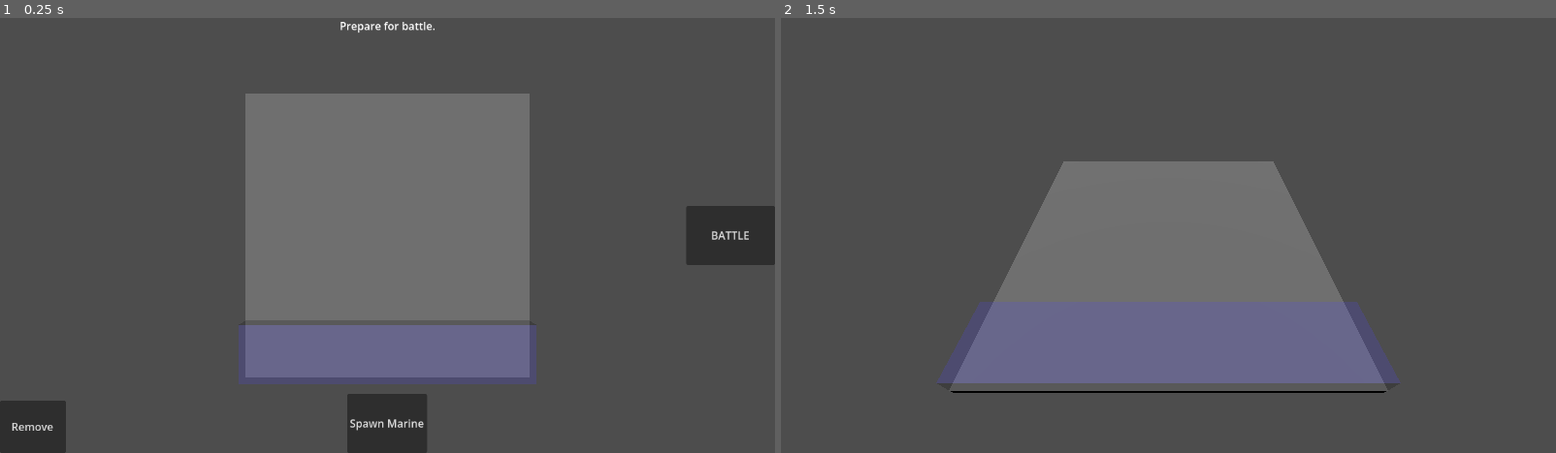
Above: before the commit, frames 1-2 (left to right).
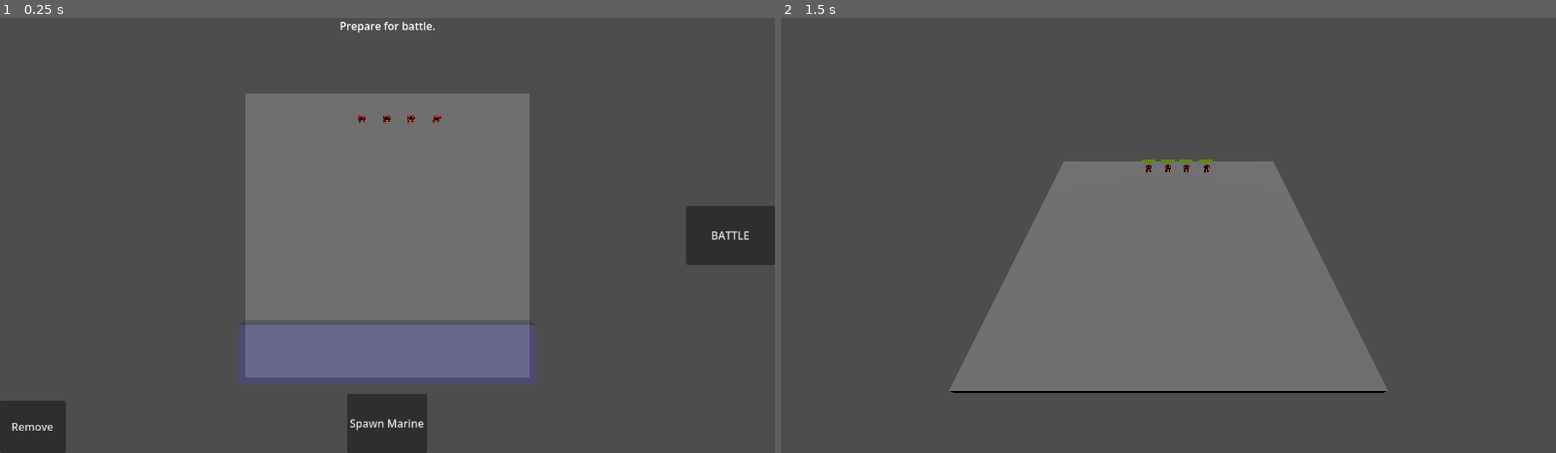
Above: after the commit, the same moments.

Repository: boulderpusher/heresy
Game: Godot game, scene res://main.tscn
The game is run twice, just before and just after one commit, with the same random seed, the same clock (stepped at 60 frames per second) and the same inputs.
Inputs (mouse positions are in pixels of both pictures, inside the frame that each line leads up to):
- Up to frame 1 (0.25 s): no input
- Up to frame 2 (1.5 s): click "BATTLE" at 0.5 s; tap Enter at 1.25 s; move the mouse to (1339, 213) at 1.27 s; click (1339, 213) at 1.42 s

The runs differ from the first frame. In frame 1, less than 0.1% of the frame differs, in the area x 46-57%, y 22-25%; in frame 2, 10%, in the area x 20-80%, y 32-84%.

Commit message:
finished basic battle flow

Diff:
--- /dev/null
+++ b/army1.tscn
@@ -0,0 +1,39 @@
+[gd_scene format=3 uid="uid://ccng57x087yvw"]
+
+[ext_resource type="PackedScene" uid="uid://m3t8o57ghms7" path="res://marine/marine.tscn" id="1_kov8m"]
+
+[sub_resource type="BoxShape3D" id="BoxShape3D_boibh"]
+size = Vector3(100, 2, 100)
+
+[sub_resource type="StandardMaterial3D" id="StandardMaterial3D_h2yge"]
+albedo_color = Color(0.41981313, 0.41981313, 0.4198131, 1)
+
+[sub_resource type="BoxMesh" id="BoxMesh_kod4a"]
+material = SubResource("StandardMaterial3D_h2yge")
+size = Vector3(100, 2, 100)
+
+[node name="Army" type="Node3D" unique_id=1062912160]
+
+[node name="Ground" type="StaticBody3D" parent="." unique_id=447735313]
+transform = Transform3D(1, 0, 0, 0, 1, 0, 0, 0, 1, 0, -1, 0)
+
+[node name="CollisionShape3D" type="CollisionShape3D" parent="Ground" unique_id=1202173588]
+shape = SubResource("BoxShape3D_boibh")
+
+[node name="MeshInstance3D" type="MeshInstance3D" parent="Ground" unique_id=1963412234]
+mesh = SubResource("BoxMesh_kod4a")
+
+[node name="Marine1" parent="." unique_id=954533674 instance=ExtResource("1_kov8m")]
+transform = Transform3D(1, 0, 0, 0, 1, 0, 0, 0, 1, 17.047966, 0, -40.4386)
+
+[node name="Marine2" parent="." unique_id=1211483603 instance=ExtResource("1_kov8m")]
+transform = Transform3D(1, 0, 0, 0, 1, 0, 0, 0, 1, 8.02594, 0, -40.4386)
+
+[node name="Marine3" parent="." unique_id=900687977 instance=ExtResource("1_kov8m")]
+transform = Transform3D(1, 0, 0, 0, 1, 0, 0, 0, 1, -0.20415497, 0, -40.4386)
+
+[node name="Marine4" parent="." unique_id=1491825827 instance=ExtResource("1_kov8m")]
+transform = Transform3D(1, 0, 0, 0, 1, 0, 0, 0, 1, -8.895439, 0, -40.4386)
+
+[editable path="Marine1"]
+[editable path="Marine1/Pivot/Body"]
--- a/main.gd
+++ b/main.gd
@@ -1,16 +1,16 @@
 class_name Main
 extends Node3D
-
-@export var n_allies: int
-@export var n_enemies: int
 
 enum Team {BLUE, RED}
 enum GamePhase {SPAWN, BATTLE, END}
 
 var marine_scene = preload("res://marine/marine.tscn")
 var _units: Array[Marine]
+var _n_units: Dictionary
 
 var _game_phase: GamePhase
+@export var _current_battle: int
+var _victor: Team
 var _unit_to_spawn
 var _spawnable: bool
 
@@ -20,25 +20,50 @@
 const RAY_LENGTH = 1000
 
 func _ready() -> void:
+	_hide_ui()
 	_camera = $CameraPivot/Camera3D
+	_current_battle = 1
 	_start_phase(GamePhase.SPAWN)
+
+func _hide_ui():
+	for child in get_children():
+		if child is Control:
+			child.hide()
 
 func _start_phase(phase):
 	_game_phase == phase
 	if phase == GamePhase.SPAWN:
 		$SpawnUI.show()
+		$SpawnArea.show()
+		_spawn_enemy_army()
 	if phase == GamePhase.BATTLE:
 		$SpawnUI.hide()
+		$SpawnArea.hide()
+		_n_units = {Team.BLUE: 0, Team.RED: 0}
+		for unit in _units:
+			_n_units[unit.get_team()] += 1
 		$BattleUI.show()
 		for unit in _units:
+			unit.dead.connect(_on_unit_death)
 			unit.activate()
 		$CameraPivot.rotate_x(PI / 4)
 	if phase == GamePhase.END:
+		for unit in _units:
+			unit.deactivate()
 		$BattleUI.hide()
 		$EndUI.show()
+		$EndUI/Victory.hide()
+		$EndUI/Defeat.hide()
+		if _victor == Team.BLUE:
+			$EndUI/Victory.show()
+		else:
+			$EndUI/Defeat.show()
+
 
 func _on_battle_button_pressed() -> void:
-	_start_phase(GamePhase.BATTLE)
+	if not _unit_to_spawn:
+		print("starting battle")
+		_start_phase(GamePhase.BATTLE)
 
 func _physics_process(delta: float) -> void:
 	if _game_phase == GamePhase.SPAWN and _unit_to_spawn:
@@ -61,6 +86,19 @@
 	_spawnable = raycast.get_collider() == $Ground and _unit_to_spawn in \
 			$SpawnArea.get_overlapping_bodies()
 
+func _spawn_enemy_army():
+	if _current_battle == 1:
+		var army = load("res://army1.tscn").instantiate()
+		for child in army.get_children():
+			if child is Marine:
+				army.remove_child(child)
+				child.set_owner(null)
+				add_child(child)
+				child.set_team(Team.RED)
+				child.add_to_group("red_team")
+				_units.append(child)
+		army.queue_free()
+
 func _spawn_marine(location, direction, team):
 	var team_group = "blue_team" if team == Team.BLUE else "red_team"
 	var marine = marine_scene.instantiate()
@@ -71,19 +109,39 @@
 	_units.append(marine)
 	return marine
 
+func _on_unit_death(unit):
+	_units.erase(unit)
+	var team = unit.get_team()
+	_n_units[team] -= 1
+	if _n_units[team] == 0:
+		_victor = Team.BLUE if team == Team.RED else Team.RED
+		_start_phase(GamePhase.END)
+
 func _on_spawn_marine_button_pressed() -> void:
+	if _unit_to_spawn:
+		return
 	var marine = _spawn_marine(Vector3(0, 0, 0), Vector3(0, 0, -1), Team.BLUE)
 	_unit_to_spawn = marine
+
+func _on_remove_button_pressed() -> void:
+	if _unit_to_spawn:
+		_units.erase(_unit_to_spawn)
+		_unit_to_spawn.free()
+		_spawnable = false
 
 func _input(event):
 	if event is InputEventMouseButton and event.is_pressed():
 		if _game_phase == GamePhase.SPAWN:
 			if _spawnable: # place unit
-				_units.append(_unit_to_spawn)
 				_unit_to_spawn = null
 				_spawnable = false
 			elif not _unit_to_spawn: # move unit
 				var raycast = _raycast_mouse()
+				raycast.set_collision_mask_value(1, false)
+				raycast.set_collision_mask_value(2, true)
+				raycast.force_raycast_update()
 				var collider = raycast.get_collider()
 				if collider is Marine:
 					_unit_to_spawn = collider
+				raycast.set_collision_mask_value(2, false)
+				raycast.set_collision_mask_value(1, true)
--- a/main.tscn
+++ b/main.tscn
@@ -28,8 +28,6 @@
 
 [node name="Main" type="Node3D" unique_id=954975630]
 script = ExtResource("1_1bvp3")
-n_allies = 5
-n_enemies = 7
 
 [node name="Ground" type="StaticBody3D" parent="." unique_id=1273857133]
 transform = Transform3D(1, 0, 0, 0, 1, 0, 0, 0, 1, 0, -1, 0)
@@ -133,9 +131,60 @@
 
 [node name="EndUI" type="Control" parent="." unique_id=1585315795]
 layout_mode = 3
-anchors_preset = 0
-offset_right = 40.0
-offset_bottom = 40.0
+anchors_preset = 15
+anchor_right = 1.0
+anchor_bottom = 1.0
+grow_horizontal = 2
+grow_vertical = 2
+
+[node name="Victory" type="ColorRect" parent="EndUI" unique_id=387381867]
+layout_mode = 1
+anchors_preset = 15
+anchor_right = 1.0
+anchor_bottom = 1.0
+grow_horizontal = 2
+grow_vertical = 2
+color = Color(0, 0.6666667, 0.050980393, 0.32156864)
+
+[node name="Label" type="Label" parent="EndUI/Victory" unique_id=682301280]
+layout_mode = 1
+anchors_preset = 8
+anchor_left = 0.5
+anchor_top = 0.5
+anchor_right = 0.5
+anchor_bottom = 0.5
+offset_left = -33.5
+offset_top = -11.5
+offset_right = 33.5
+offset_bottom = 11.5
+grow_horizontal = 2
+grow_vertical = 2
+text = "VICTORY"
+
+[node name="Defeat" type="ColorRect" parent="EndUI" unique_id=585998719]
+layout_mode = 1
+anchors_preset = 15
+anchor_right = 1.0
+anchor_bottom = 1.0
+grow_horizontal = 2
+grow_vertical = 2
+color = Color(0.84698284, 0, 0.115767546, 0.32156864)
+
+[node name="Label" type="Label" parent="EndUI/Defeat" unique_id=1208320429]
+layout_mode = 1
+anchors_preset = 8
+anchor_left = 0.5
+anchor_top = 0.5
+anchor_right = 0.5
+anchor_bottom = 0.5
+offset_left = -33.5
+offset_top = -11.5
+offset_right = 33.5
+offset_bottom = 11.5
+grow_horizontal = 2
+grow_vertical = 2
+text = "GET REKT"
 
 [connection signal="pressed" from="SpawnUI/BattleButton" to="." method="_on_battle_button_pressed"]
 [connection signal="pressed" from="SpawnUI/SpawnMarineButton" to="." method="_on_spawn_marine_button_pressed"]
+[connection signal="pressed" from="SpawnUI/RemoveButton" to="." method="_on_remove_button_pressed"]
--- a/marine/marine.gd
+++ b/marine/marine.gd
@@ -1,5 +1,7 @@
 extends CharacterBody3D
 class_name Marine
+
+signal dead
 
 @export var speed: float  = 10.0
 @export var max_health: int = 100
@@ -31,13 +33,15 @@
 	_health_bar.max_value = max_health
 	_current_health = max_health
 	_health_bar.value = _current_health
-	_enemy_group = "red_team" if _team == Main.Team.BLUE else "blue_team"
 	_health_bar.hide()
 
 func _process(delta):
 	if _state == State.ATTACKING: # state machine deez nuts
+		if not _target:
+			_select_new_target()
 		_attack()
 	elif _state == State.WALKING:
+		_select_new_target()
 		_walk()
 	elif _state == State.IDLE:
 		_idle()
@@ -53,17 +57,17 @@
 
 func activate():
 	_is_active = true
+	_health_bar.show()
 	_select_new_target()
 
 func deactivate():
 	_is_active = false
-	_state = State.IDLE
+	_health_bar.hide()
+	_set_state(State.IDLE)
 
 func _attack():
 	if not _target:
-		_select_new_target()
-		if not _target: # no new target available
-			return
+		return
 	_direction = _target.position - position
 	_look_at(_direction)
 	if _can_attack:
@@ -79,9 +83,12 @@
 		die()
 
 func die():
+	dead.emit(self)
 	queue_free()
 
 func _walk():
+	if not _target:
+		return
 	_direction = _target.position - position
 	_look_at(_direction)
 
@@ -89,7 +96,8 @@
 	pass
 
 func _look_at(direction):
-	$Pivot.basis = Basis.looking_at(direction, Vector3.UP, true)
+	if direction != Vector3.ZERO and direction != Vector3.UP:
+		$Pivot.basis = Basis.looking_at(direction, Vector3.UP, true)
 
 func _set_state(new_state: State):
 	_state = new_state
@@ -130,6 +138,7 @@
 func set_team(team: Main.Team):
 	if team == Main.Team.BLUE:
 		_team = Main.Team.BLUE
+		_enemy_group = "red_team"
 		_armor_material = load("res://marine/materials/armor_blue.tres")
 		_eyes_material = load("res://marine/materials/eyes_red.tres")
 		set_collision_layer_value(2, true)
@@ -137,6 +146,7 @@
 
 	if team == Main.Team.RED:
 		_team = Main.Team.RED
+		_enemy_group = "blue_team"
 		_armor_material = load("res://marine/materials/armor_red.tres")
 		_eyes_material = load("res://marine/materials/eyes_green.tres")
 		set_collision_layer_value(3, true)
@@ -156,6 +166,9 @@
 				if material.resource_name == "eyes_base":
 					mesh_instance.set_surface_override_material(surf_idx, _eyes_material)
 
+func get_team():
+	return _team
+
 func _on_attack_cooldown_timeout() -> void:
 	_can_attack = true
 
--- a/marine/marine.tscn
+++ b/marine/marine.tscn
@@ -187,7 +187,7 @@
 transform = Transform3D(1, 0, 0, 0, 1, 0, 0, 0, 1, 0.032165527, 2.015904, 0.10908508)
 shape = SubResource("BoxShape3D_8oeqk")
 
-[node name="AttackRange" type="Area3D" parent="." unique_id=1343137081 groups=["blue_team", "red_team"]]
+[node name="AttackRange" type="Area3D" parent="." unique_id=1343137081]
 collision_layer = 0
 collision_mask = 0
 
Not shown: 1 places in main.tscn that only renumber resources
